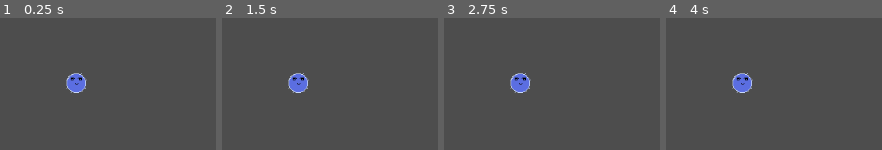
Above: before the commit, frames 1-4 (left to right).
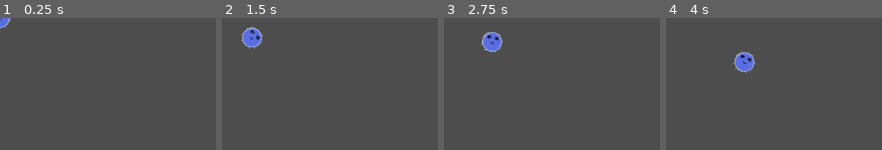
Above: after the commit, the same moments.

Repository: Ethan-D-S/primordial
Game: Godot game, scene res://player.tscn
Two runs of this game, one before a commit and one after it. Both use one fixed random seed, a clock stepped at 60 frames per second and the inputs below. The project has no main scene, so this scene is started directly.
Inputs (mouse positions are in pixels of both pictures, inside the frame that each line leads up to):
- Up to frame 1 (0.25 s): no input
- Up to frame 2 (1.5 s): tap Enter at 0.5 s; move the mouse to (outside the picture) at 0.52 s; click (outside the picture) at 0.6 s; tap Space at 1.25 s; move the mouse to (outside the picture) at 1.27 s; click (outside the picture) at 1.35 s
- Up to frame 3 (2.75 s): tap Enter at 2 s; move the mouse to (outside the picture) at 2.02 s; click (outside the picture) at 2.1 s
- Up to frame 4 (4 s): tap Space at 2.75 s; move the mouse to (outside the picture) at 2.77 s; click (outside the picture) at 2.85 s; tap Enter at 3.5 s; move the mouse to (outside the picture) at 3.52 s; click (outside the picture) at 3.6 s

The runs differ from the first frame. In frame 1, 1.5% of the frame differs, in the area x 0-41%, y 0-57%; in frame 2, 2.3%, in the area x 8-41%, y 6-57%; in frame 3, 2.3%; in frame 4, 2.3%.

Commit message:
added mouse chasing movement to Player

Diff:
--- /dev/null
+++ b/player.gd
@@ -0,0 +1,11 @@
+extends CharacterBody2D
+
+@export var speed = 400
+
+func get_input():
+	look_at(get_global_mouse_position())
+	velocity = transform.x * Input.get_axis("down", "move_forward") * speed
+
+func _physics_process(delta):
+	get_input()
+	move_and_slide()
--- a/player.tscn
+++ b/player.tscn
@@ -1,9 +1,16 @@
-[gd_scene load_steps=2 format=3 uid="uid://b6a1pk6os5cjd"]
+[gd_scene load_steps=4 format=3 uid="uid://b6a1pk6os5cjd"]
 
 [ext_resource type="Texture2D" uid="uid://elkqrxbfcygl" path="res://assets/sprites/primordial_player.png" id="1_4flbx"]
+[ext_resource type="Script" uid="uid://cmur2pxsrtip1" path="res://player.gd" id="1_onrkg"]
 
-[node name="Player" type="Node2D"]
+[sub_resource type="CircleShape2D" id="CircleShape2D_i3pqv"]
+radius = 14.0357
+
+[node name="Player" type="CharacterBody2D"]
+script = ExtResource("1_onrkg")
 
 [node name="Sprite2D" type="Sprite2D" parent="."]
-position = Vector2(110, 94)
 texture = ExtResource("1_4flbx")
+
+[node name="CollisionShape2D" type="CollisionShape2D" parent="."]
+shape = SubResource("CircleShape2D_i3pqv")
--- a/project.godot
+++ b/project.godot
@@ -14,6 +14,14 @@
 config/features=PackedStringArray("4.4", "GL Compatibility")
 config/icon="res://icon.svg"
 
+[input]
+
+move_forward={
+"deadzone": 0.2,
+"events": [Object(InputEventMouseButton,"resource_local_to_scene":false,"resource_name":"","device":-1,"window_id":0,"alt_pressed":false,"shift_pressed":false,"ctrl_pressed":false,"meta_pressed":false,"button_mask":0,"position":Vector2(0, 0),"global_position":Vector2(0, 0),"factor":1.0,"button_index":1,"canceled":false,"pressed":false,"double_click":false,"script":null)
+]
+}
+
 [rendering]
 
 renderer/rendering_method="gl_compatibility"
Not shown, added: player.gd.uid
